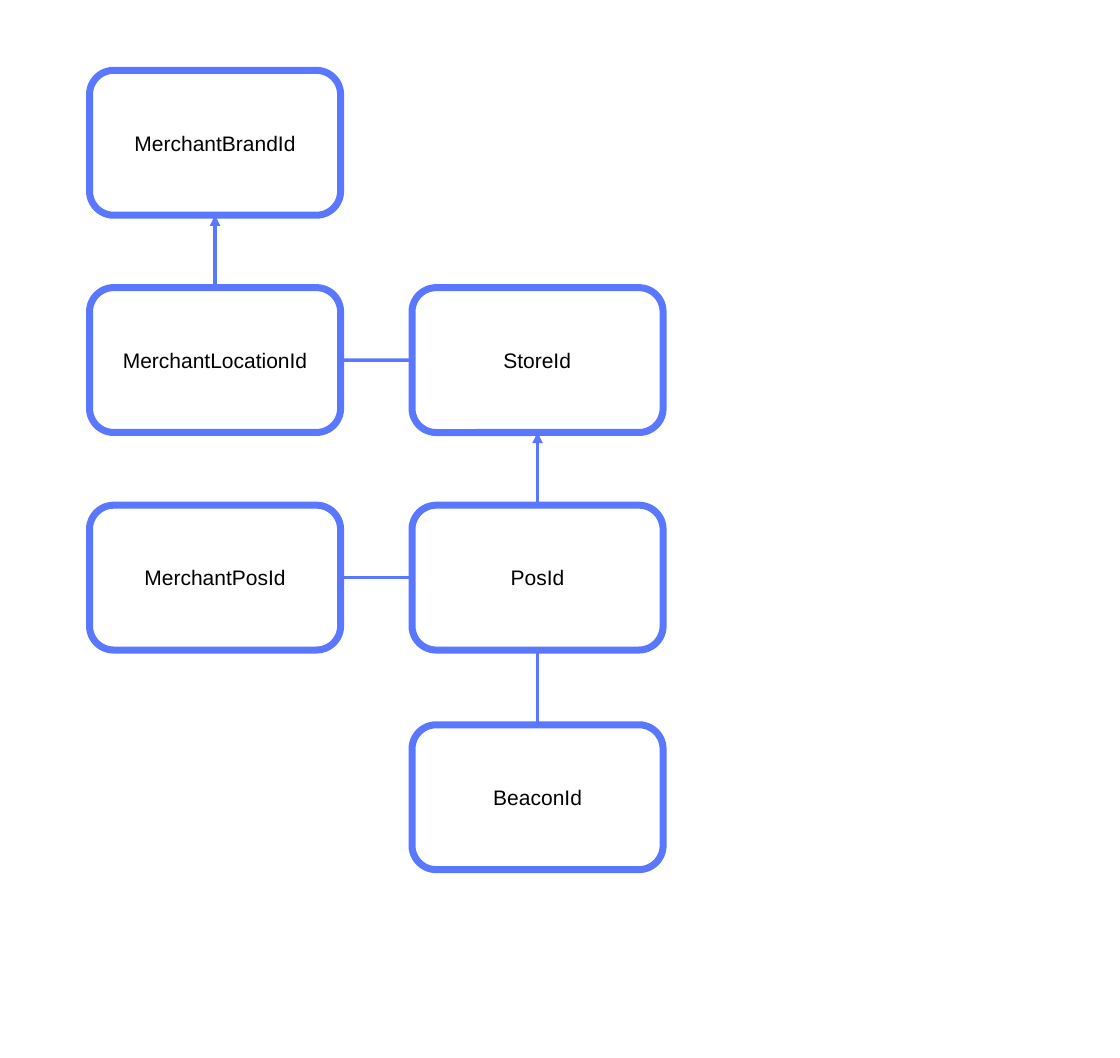
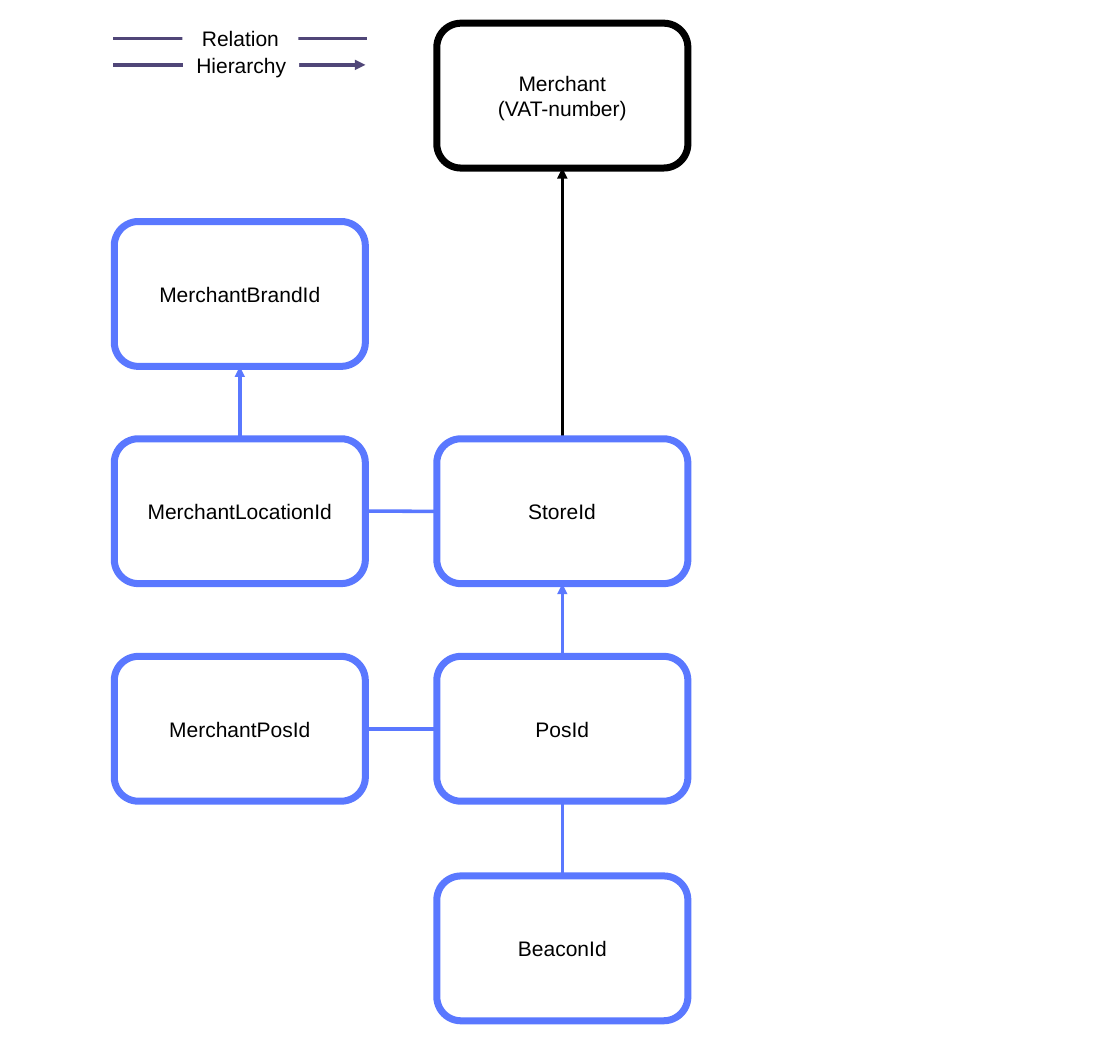
Before and after one commit to mcthuesen/MobilePay-PoS-v10, a slide deck: slide 22 of docs/assets/TitaniumFlows.pptx (slide 21 before the commit). Drawn at 1120x1058 pixels with LibreOffice and Linux fonts; fonts in the diff are those of the drawing. Boxes give left, top, right and bottom in pixels: in the first picture for what was removed or moved away, otherwise in the second. Text is boxed around its words. In the diff, an @@ line names an element or a change of style, - is before the commit and + after.

```diff
--- a/docs/assets/TitaniumFlows.pptx
+++ b/docs/assets/TitaniumFlows.pptx
@@ rounded rectangle added at [437,24,688,169], fill #FFFFFF, outline #000000 6 pt @@
@@ line added from (114, 39) to (365, 39), #504678 3 pt @@
@@ text added at [196,57,286,77], 18 pt, text #000000 @@
+Hierarchy
@@ text added at [202,30,279,47], 18 pt, text #000000 @@
+Relation
@@ arrow added from (114, 65) to (365, 65), #504678 3 pt @@
@@ text added at [498,75,627,121], 18 pt, text #000000 @@
+Merchant
+(VAT-number)
@@ arrow added from (562, 439) to (562, 168), #000000 3 pt @@
@@ 6 texts, 1 arrow: place and size @@
-6 texts, 1 arrow at [123,135,582,806]
+6 texts, 1 arrow at [148,286,607,957]
@@ 3 rounded rectangles, 1 line, 1 arrow: place and size @@
-3 rounded rectangles, 1 line, 1 arrow at [90,288,664,725]
+3 rounded rectangles, 1 line, 1 arrow at [114,222,688,657]
@@ line (562, 657) - (562, 584): line to arrow @@
@@ rounded rectangle: place and size @@
-rounded rectangle at [90,71,341,216]
+rounded rectangle at [114,657,365,802]
@@ rounded rectangle: place and size @@
-rounded rectangle at [413,725,664,870]
+rounded rectangle at [437,657,688,802]
@@ line moved from (341, 360) - (413, 360) to (365, 729) - (437, 729) @@
@@ arrow moved from (538, 506) - (538, 433) to (562, 802) - (562, 876) @@
@@ arrow (562, 802) - (562, 876): arrow to line @@
@@ rounded rectangle: place and size @@
-rounded rectangle at [413,288,664,434]
+rounded rectangle at [437,876,688,1022]
```
Also in this commit, not shown: 1 other slide changed, 1 slide added.
